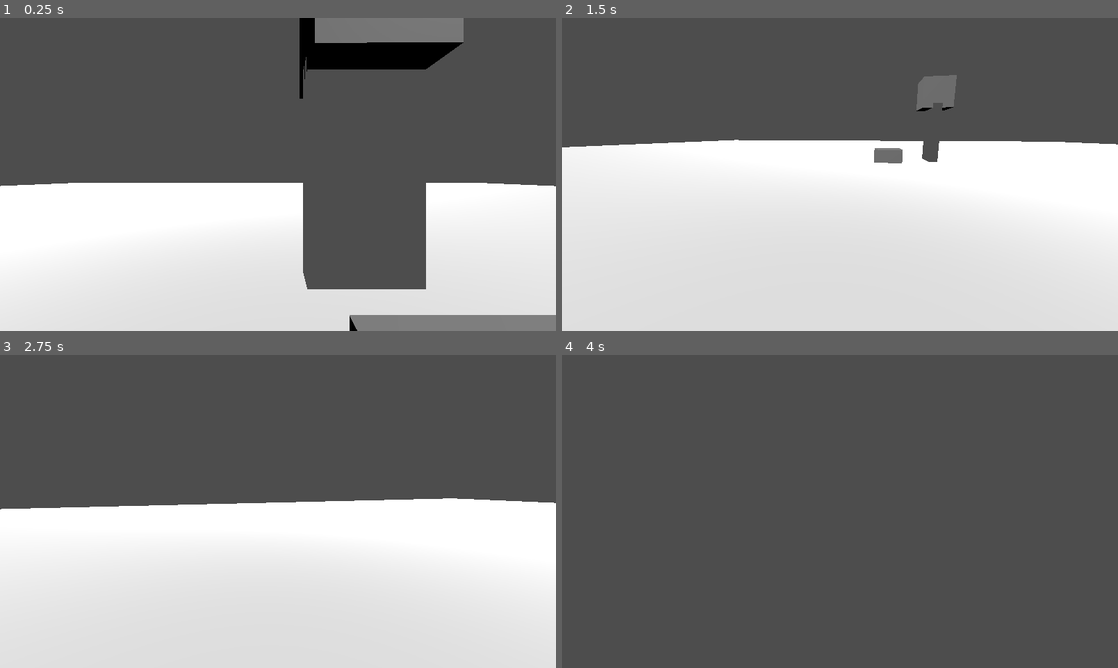
Above: before the commit, frames 1-4 (two rows, left to right).
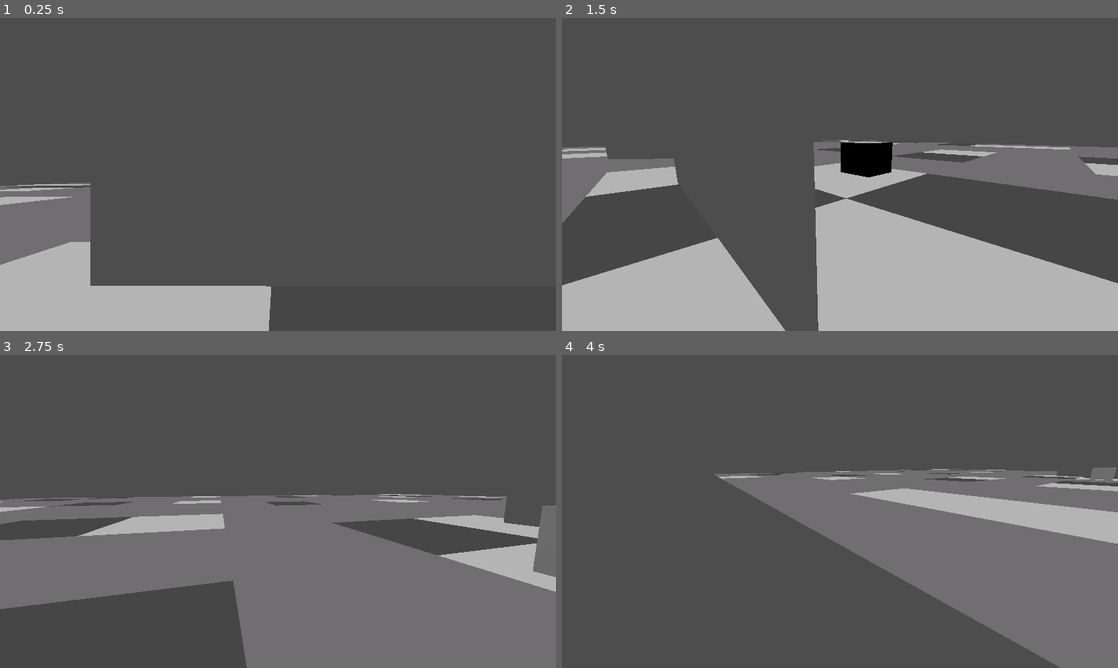
Above: after the commit, the same moments.

Repository: DnumdeYevoc/PooPee-Portal
Game: Godot game, scene res://Game.tscn
Same seed, same stepped clock (60 frames per second), same inputs: the game is played once before the commit and once after it.
Inputs (mouse positions are in pixels of both pictures, inside the frame that each line leads up to):
- Up to frame 1 (0.25 s): no input
- Up to frame 2 (1.5 s): tap Enter at 0.5 s; move the mouse to (962, 158) at 0.52 s; hold D (Right) 0.53-1.28 s; click (962, 158) at 0.67 s; move the mouse to (812, 174) at 1.27 s; hold W (Forward) from 1.28 s (still down)
- Up to frame 3 (2.75 s): keep holding W (Forward); move the mouse to (289, 505) at 2.02 s
- Up to frame 4 (4 s): keep holding W (Forward); move the mouse to (834, 517) at 2.77 s; move the mouse to (878, 514) at 3.52 s

The runs differ from the first frame. In frame 1, 44% of the frame differs, in the area x 0-100%, y 0-100%; in frame 2, 61%, in the area x 0-100%, y 18-100%; in frame 3, 54%; in frame 4, 26%.
Error before the commit: Invalid assignment of property or key 'global_tranform' with value of type 'Transform3D' on a base object of type 'CharacterBody3D (Player.gd)'. (res://Portal.…

Commit message:
working teleportation, just have to fix relative movement

Diff:
--- a/finalproject/Game.tscn
+++ b/finalproject/Game.tscn
@@ -1,19 +1,23 @@
-[gd_scene load_steps=5 format=3 uid="uid://b2o0ukc75ooyi"]
+[gd_scene load_steps=6 format=3 uid="uid://b2o0ukc75ooyi"]
 
+[ext_resource type="Texture2D" uid="uid://cajewnjqs2dym" path="res://Ground.png" id="1_3ycum"]
 [ext_resource type="PackedScene" uid="uid://baotyfgwkgnur" path="res://Player.tscn" id="1_283go"]
 [ext_resource type="PackedScene" uid="uid://cgmqc2vbcbdw6" path="res://Portal.tscn" id="2_on2hb"]
+
+[sub_resource type="StandardMaterial3D" id="StandardMaterial3D_mqrxc"]
+shading_mode = 0
+albedo_texture = ExtResource("1_3ycum")
+texture_filter = 0
 
 [sub_resource type="QuadMesh" id="QuadMesh_fqsdw"]
 size = Vector2(50, 50)
 
-[sub_resource type="StandardMaterial3D" id="StandardMaterial3D_8171r"]
-
 [node name="Game" type="Node"]
 
 [node name="ground" type="MeshInstance3D" parent="."]
-transform = Transform3D(1, 0, 0, 0, 1.19249e-08, 1, 0, -1, 1.19249e-08, 0.0200648, 0.0221305, -0.0433277)
+transform = Transform3D(1, 0, 0, 0, 1.19249e-08, 1, 0, -1, 1.19249e-08, 0.011887, 0.0221305, -0.0617803)
+material_override = SubResource("StandardMaterial3D_mqrxc")
 mesh = SubResource("QuadMesh_fqsdw")
-surface_material_override/0 = SubResource("StandardMaterial3D_8171r")
 
 [node name="Player" parent="." instance=ExtResource("1_283go")]
 transform = Transform3D(1, 0, 0, 0, 1, 0, 0, 0, 1, 0, 1.05837, 0)
@@ -22,12 +26,14 @@
 transform = Transform3D(0.707107, 0.5, -0.5, 0, 0.707107, 0.707107, 0.707107, -0.5, 0.5, 200, 200, 200)
 
 [node name="Portal" parent="." node_paths=PackedStringArray("other_portal") instance=ExtResource("2_on2hb")]
-transform = Transform3D(-0.004311, 0, -0.999991, 0, 1, 0, 0.999991, 0, -0.004311, 1.86946, 1.09035, 0.748121)
+transform = Transform3D(-0.004311, 0, -0.999991, 0, 1, 0, 0.999991, 0, -0.004311, 1.88948, 1.13351, 0.748731)
 other_portal = NodePath("../Portal2")
+size = Vector2(5, 5)
 
 [node name="Portal2" parent="." node_paths=PackedStringArray("other_portal") instance=ExtResource("2_on2hb")]
-transform = Transform3D(0.148275, 0, 0.988946, 0, 1, 0, -0.988946, 0, 0.148275, 1.12584, 0.927557, 8.74288)
+transform = Transform3D(0.798068, 0, -0.602567, 0, 1, 0, 0.602567, 0, 0.798068, 1.45809, 1.12885, 9.09638)
 other_portal = NodePath("../Portal")
+size = Vector2(5, 5)
 
 [node name="CSGBox3D" type="CSGBox3D" parent="."]
-transform = Transform3D(1, 0, 0, 0, 1, 0, 0, 0, 1, 0.309441, 0, 0.783563)
+transform = Transform3D(1, 0, 0, 0, 1, 0, 0, 0, 1, -2.07686, 0.347741, 1.22309)
--- a/finalproject/Player.gd
+++ b/finalproject/Player.gd
@@ -18,6 +18,7 @@
 			neck.rotate_y(-event.relative.x *0.001*sens)
 			cam.rotate_x(-event.relative.y *0.001*sens)
 			cam.rotation.x = clamp(cam.rotation.x, deg_to_rad(-60), deg_to_rad(60))
+
 func _physics_process(delta: float) -> void:
 	var dir : Vector3 = (neck.transform.basis * Vector3(  Input.get_action_strength("Right")-Input.get_action_strength("Left") , 0,Input.get_action_strength("Backward")-Input.get_action_strength("Forward"))).normalized()
 
--- a/finalproject/Player.tscn
+++ b/finalproject/Player.tscn
@@ -14,3 +14,7 @@
 transform = Transform3D(1.19249e-08, 0, -1, 0, 1, 0, 1, 0, 1.19249e-08, 0, 0, 0)
 
 [node name="Camera3D2" type="Camera3D" parent="Neck"]
+
+[node name="CSGBox3D" type="CSGBox3D" parent="."]
+transform = Transform3D(1, 0, 0, 0, 1, 0, 0, 0, 1, 0.0896299, 0.0612428, 0.0440895)
+size = Vector3(0.443634, 1.73907, 0.530212)
--- a/finalproject/Portal.gd
+++ b/finalproject/Portal.gd
@@ -11,6 +11,9 @@
 @export var portal_area_y_margin := 0.1
 
 @export var size : = Vector2(1,2)
+
+var do_teleport: bool = true
+
 
 func update_camera_to_other_portal():
 	var cur_camera = get_viewport().get_camera_3d()
@@ -36,10 +39,6 @@
 
 
 func do_updates():
-	$CollisionShape3D.disabled = not self.visible
-	#collision
-
-
 	update_camera_to_other_portal()
 	update_size()
 
@@ -51,15 +50,11 @@
 
 
 func _ready():
-
-	if Engine.is_editor_hint():
-		pass
 	$PortalVisual.set_layer_mask_value(1, false)
 	$PortalVisual.set_layer_mask_value(cull_layer, true)
 	$CameraViewport/Camera3D.set_cull_mask_value(other_portal.cull_layer, false)
+
 	update_size()
-	no_tonemap()
-
 func update_size():
 	$PortalVisual.size.x = self.size.x
 	$PortalVisual.size.y = self.size.y
@@ -68,21 +63,19 @@
 		self.size.y + self.portal_area_y_margin * 2,
 		self.portal_area_z_margin * 2)
 
-func no_tonemap():
-	var world_3d = get_viewport().world_3d
-	if not world_3d or not world_3d.environment:
-		return
-
-	$CameraViewport/Camera3D.environment = world_3d.environment.duplicate()
-	$CameraViewport/Camera3D.environment.tonemap_mode = Environment.TONE_MAPPER_LINEAR
-
 func teleport(body: PhysicsBody3D):
-	print("teleported")
-	var rel_this_portal = self.global_transform.affine_inverse()* body.global_transform
+	var rel_this_portal = self.global_transform.affine_inverse() * body.global_transform
 	var move = other_portal.global_transform * rel_this_portal
-	body.global_tranform = move
+	body.global_transform = move
+	body.neck.rotation.y = -other_portal.rotation.y#fix to make camera rotate with portal
 
 	other_portal.do_updates()
+	other_portal.do_teleport = false
 
 func _on_body_entered(body: Node3D) -> void:
-	teleport(body)
+	if do_teleport:
+		teleport(body)
+
+
+func _on_body_exited(body: Node3D) -> void:
+	do_teleport = true
--- a/finalproject/Portal.tscn
+++ b/finalproject/Portal.tscn
@@ -21,9 +21,12 @@
 
 [node name="Portal" type="Area3D"]
 script = ExtResource("1_n7w3h")
+portal_area_z_margin = 0.0
+portal_area_x_margin = 0.0
+portal_area_y_margin = 0.0
 
 [node name="PortalVisual" type="CSGBox3D" parent="."]
-size = Vector3(1, 2, 0.3)
+size = Vector3(1, 2, 0)
 material = SubResource("ShaderMaterial_6n14c")
 
 [node name="CameraViewport" type="SubViewport" parent="."]
@@ -37,7 +40,5 @@
 shape = SubResource("BoxShape3D_frnor")
 target_position = Vector3(0, 0, 0)
 
-[node name="CSGBox3D" type="CSGBox3D" parent="."]
-transform = Transform3D(1, 0, 0, 0, 1, 0, 0, 0, 1, 0, 1.35346, 0)
-
 [connection signal="body_entered" from="." to="." method="_on_body_entered"]
+[connection signal="body_exited" from="." to="." method="_on_body_exited"]
Binary file added: finalproject/Ground.png
Not shown, added: finalproject/Ground.png.import
